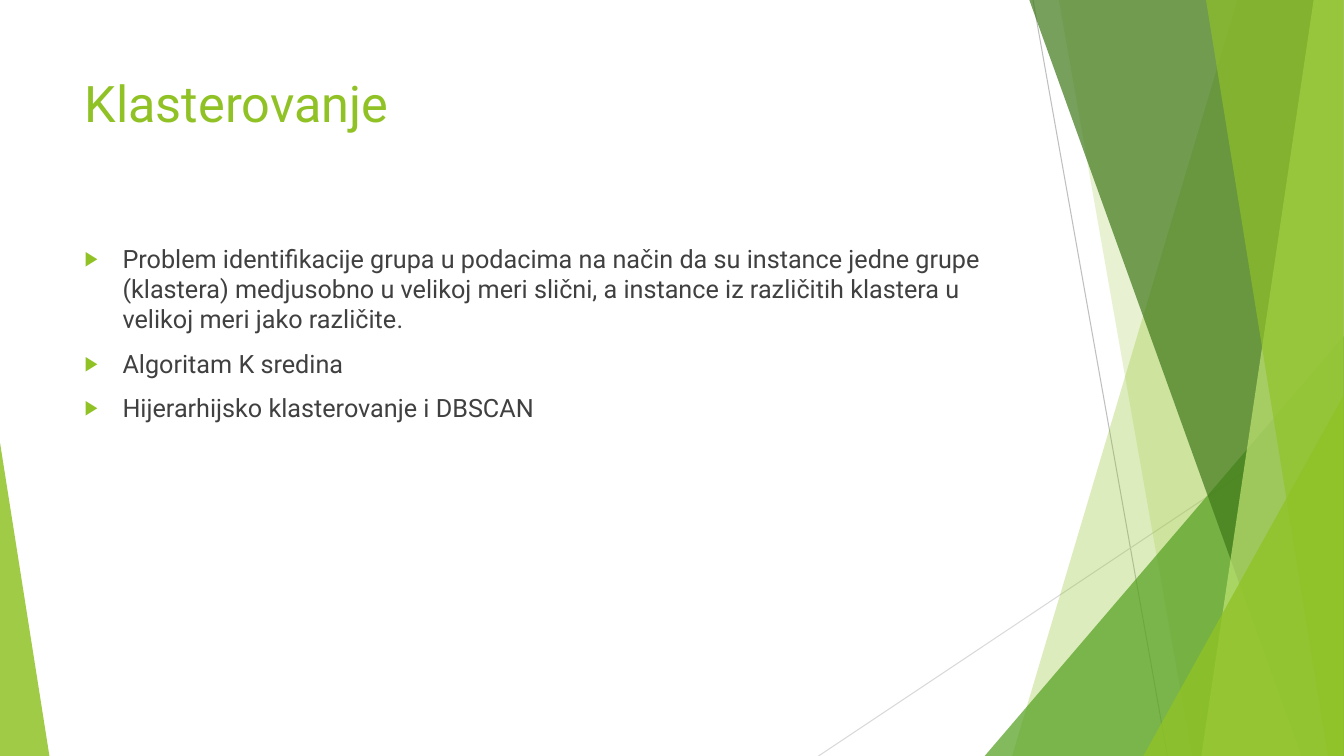
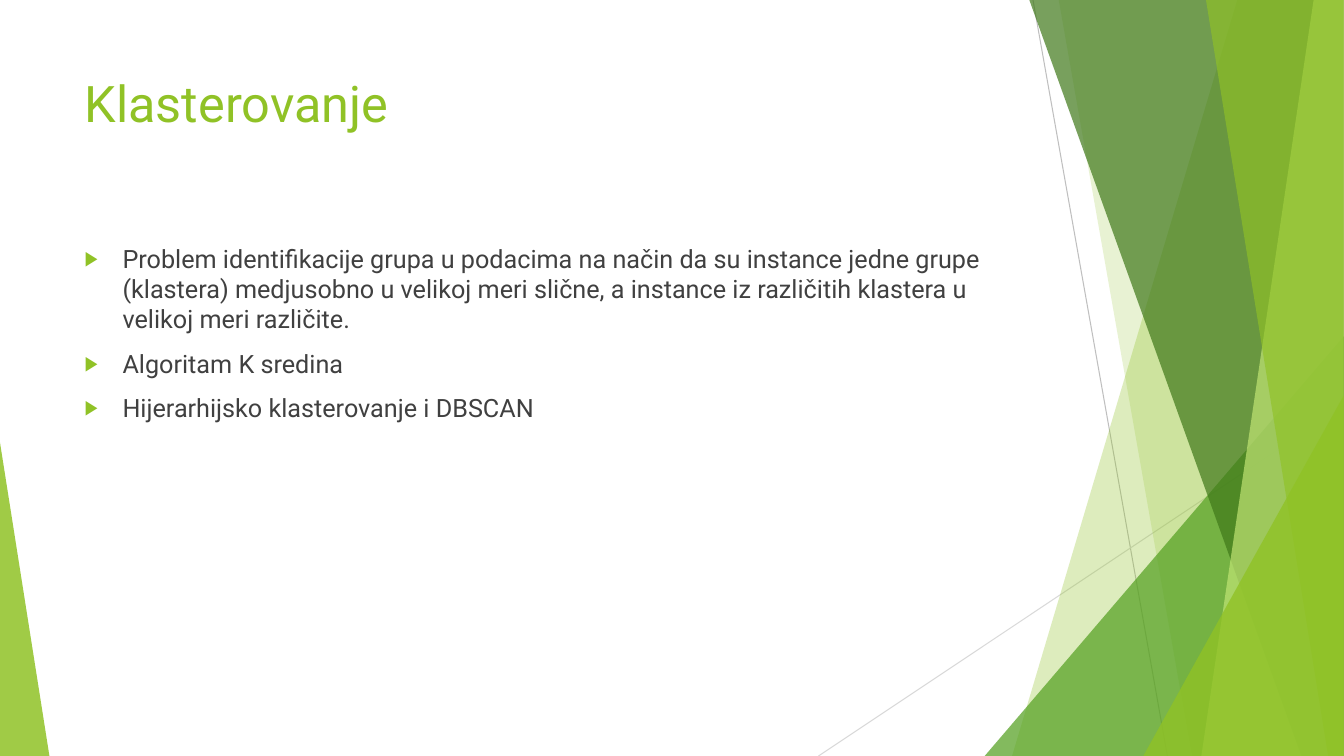
Before and after one commit to MATF-istrazivanje-podataka-1/2023_Data_Mining_Baseball_Dataset, a slide deck: slide 8 of presentation.pptx. Drawn at 1344x756 pixels with LibreOffice and Linux fonts; fonts in the diff are those of the drawing. Boxes give left, top, right and bottom in pixels: in the first picture for what was removed or moved away, otherwise in the second. Text is boxed around its words. In the diff, an @@ line names an element or a change of style, - is before the commit and + after.

```diff
--- a/presentation.pptx
+++ b/presentation.pptx
@@ text at <box>123,249,979,334</box>: text changed @@
-▶ Problem identifikacije grupa u podacima na način da su instance jedne grupe (klastera) medjusobno u velikoj meri slični, a instance iz različitih klastera u velikoj meri jako različite.
+▶ Problem identifikacije grupa u podacima na način da su instance jedne grupe (klastera) medjusobno u velikoj meri slične, a instance iz različitih klastera u velikoj meri različite.
```
Also in this commit, not shown: 2 other slides changed, 2 other files.
